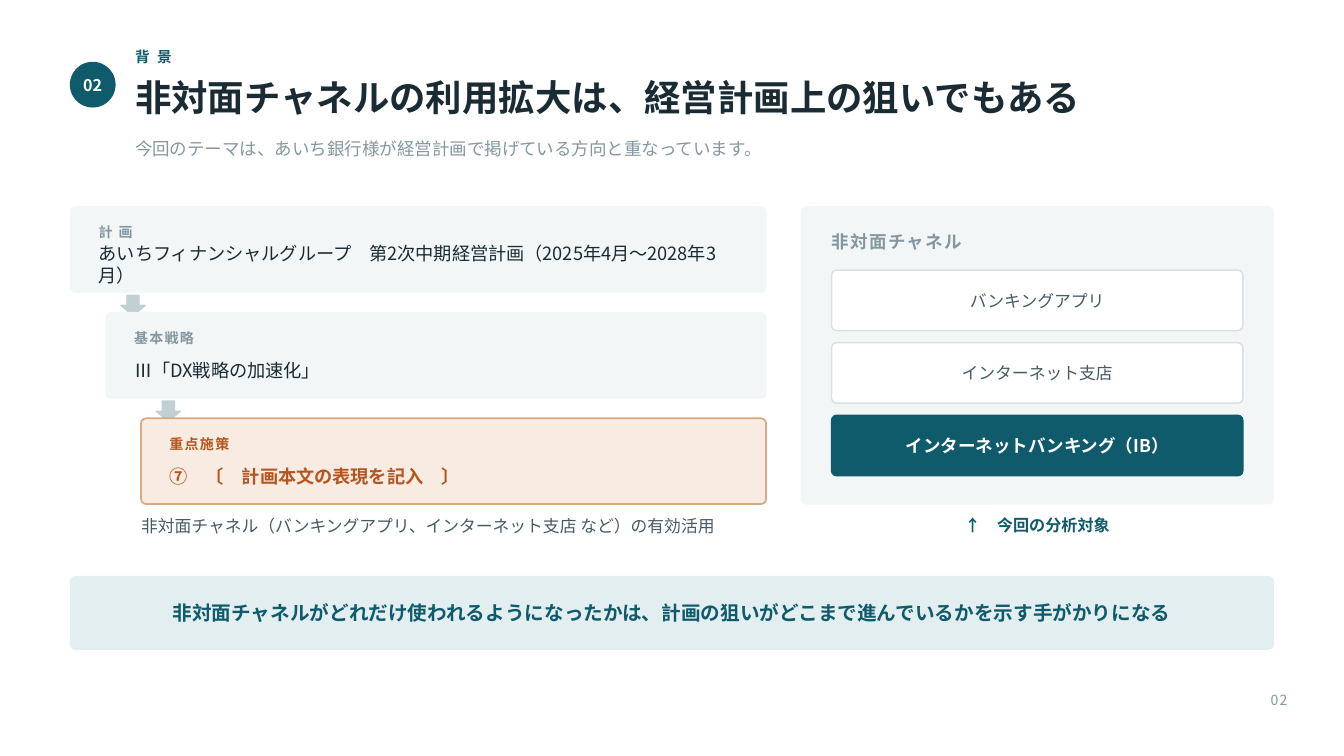
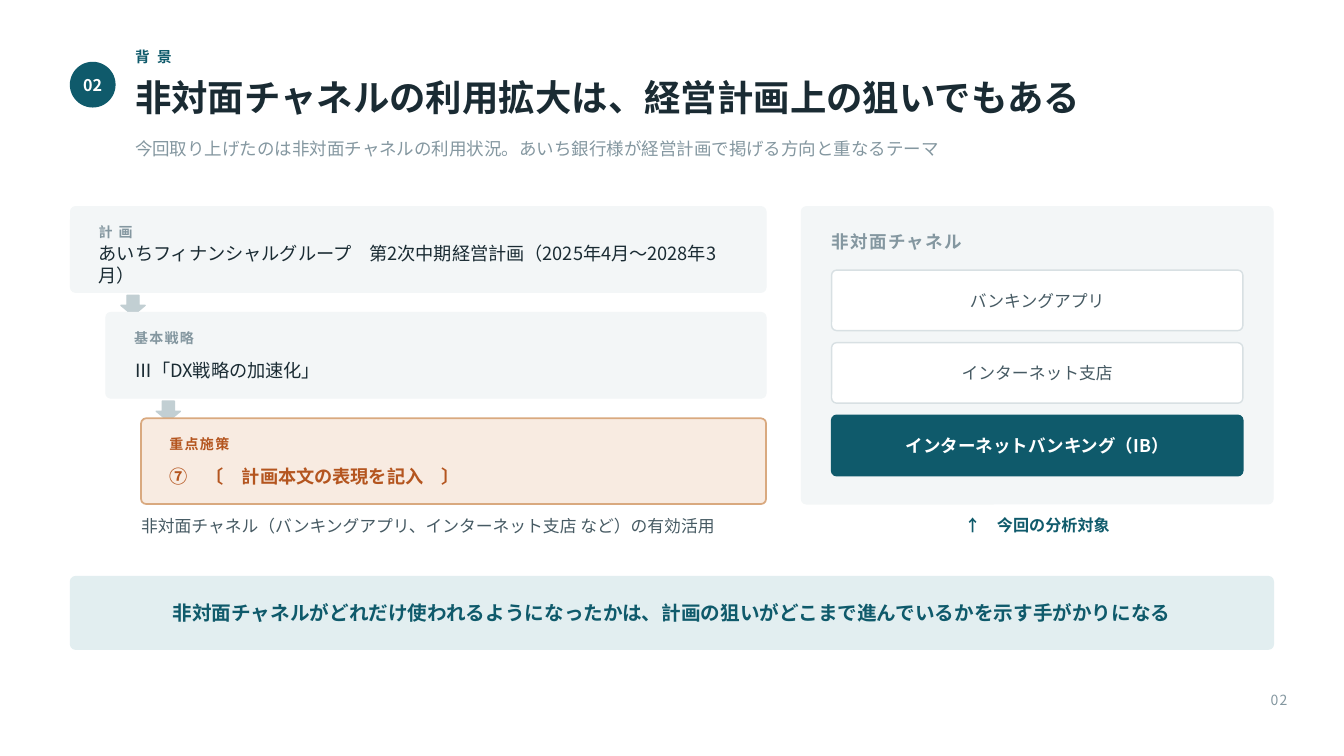
Before and after one commit to takumi66666/my-website, a slide deck: slide 2 of presentation/DYNATREK_成果発表.pptx. Drawn at 1344x756 pixels with LibreOffice and Linux fonts; fonts in the diff are those of the drawing. Boxes give left, top, right and bottom in pixels: in the first picture for what was removed or moved away, otherwise in the second. Text is boxed around its words. In the diff, an @@ line names an element or a change of style, - is before the commit and + after.

```diff
--- a/presentation/DYNATREK_成果発表.pptx
+++ b/presentation/DYNATREK_成果発表.pptx
@@ text at box(135, 140, 939, 157): text changed @@
-今回のテーマは、あいち銀行様が経営計画で掲げている方向と重なっています。
+今回取り上げたのは非対面チャネルの利用状況。あいち銀行様が経営計画で掲げる方向と重なるテーマ
```
Also in this commit, not shown: 7 other slides changed, 1 other file.
